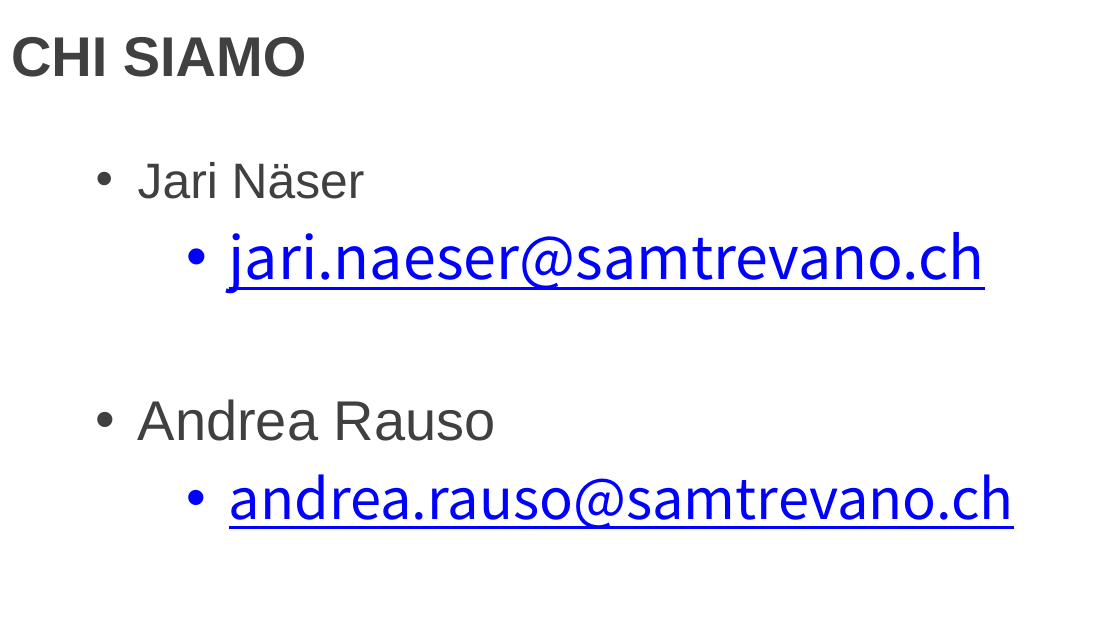
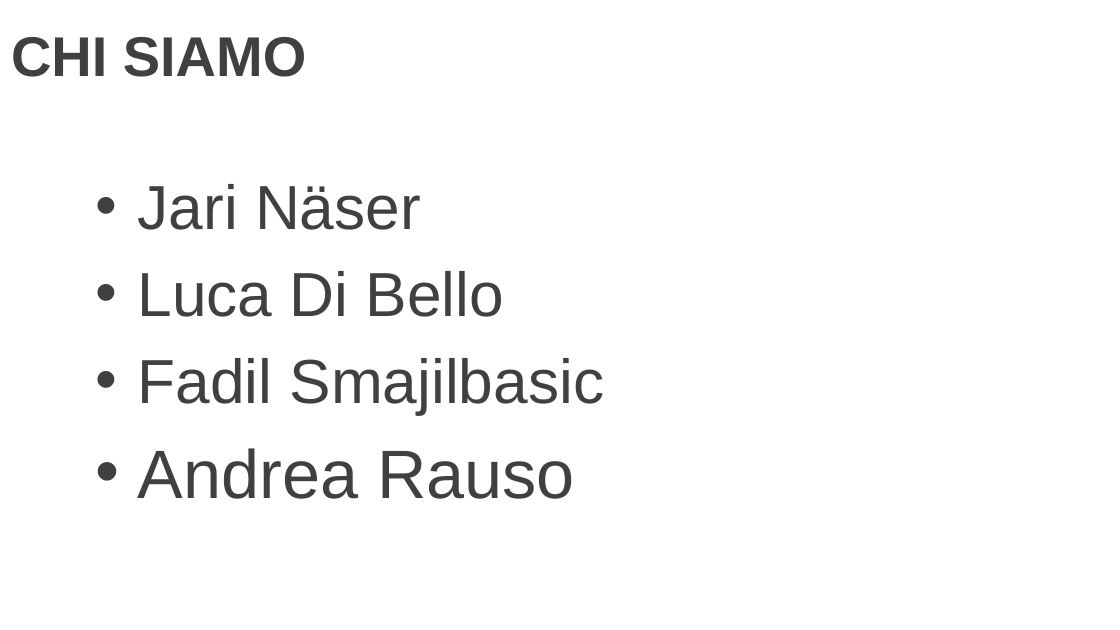
Before and after one commit to LuMug/DroneControlSystem, a slide deck: slide 2 of docs/Presentazione.pptx (slide 3 before the commit). Drawn at 1120x630 pixels with LibreOffice and Linux fonts; fonts in the diff are those of the drawing; background and template pictures are left out. Boxes give left, top, right and bottom in pixels: in the first picture for what was removed or moved away, otherwise in the second. Text is boxed around its words. In the diff, an @@ line names an element or a change of style, - is before the commit and + after.

```diff
--- a/docs/Presentazione.pptx
+++ b/docs/Presentazione.pptx
@@ text at bbox=[138, 184, 575, 499]: size 32 to 40 pt in "Jari Näser"; size 36 to 44 pt in "Andrea Rauso"; more space between paragraphs @@
@@ text at bbox=[138, 271, 604, 414]: text changed; size 38 to 40 pt; font Noto Sans CJK KR to Arial; text colour #0000FF to #404040 @@
-  • jari.naeser@samtrevano.ch
+• Luca Di Bello
+• Fadil Smajilbasic
@@ text at bbox=[229, 474, 1014, 529]: paragraph removed @@
-  • andrea.rauso@samtrevano.ch
```
Also in this commit, not shown: 2 other slides changed, 2 slides added, 1 slide removed.
